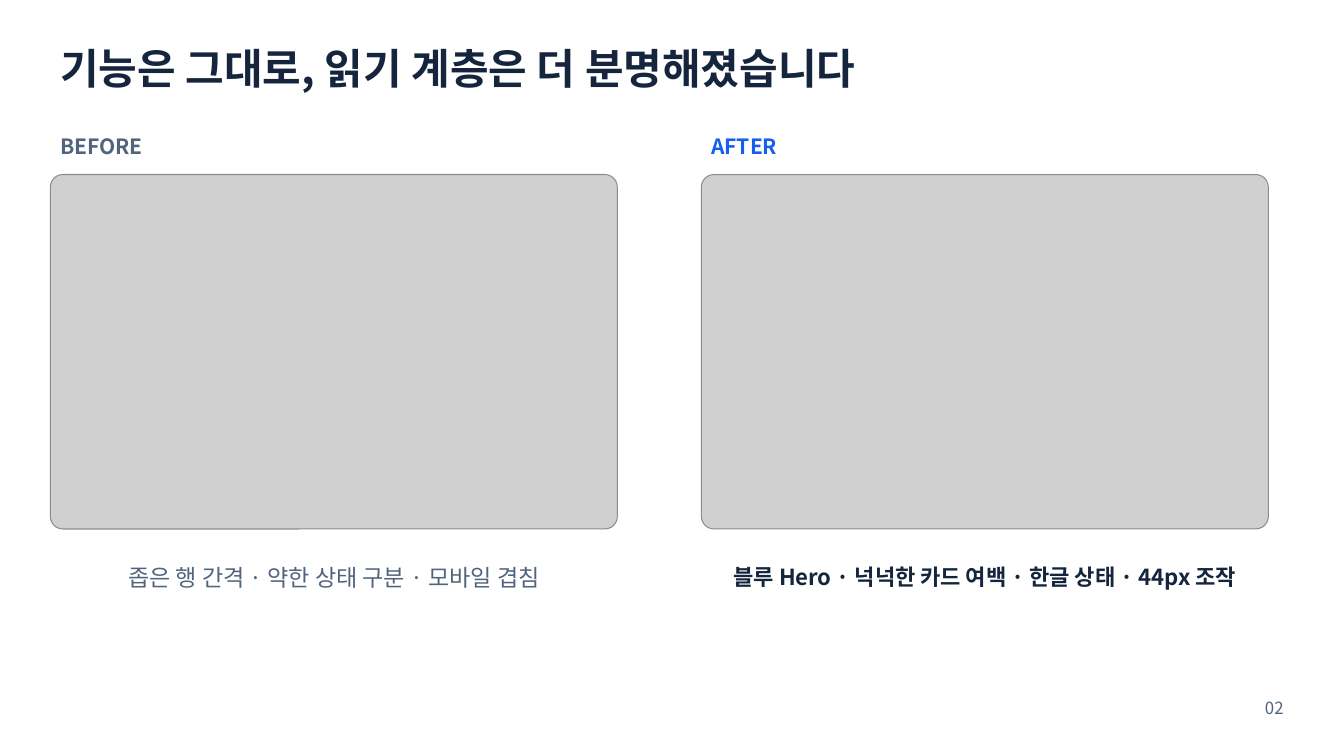
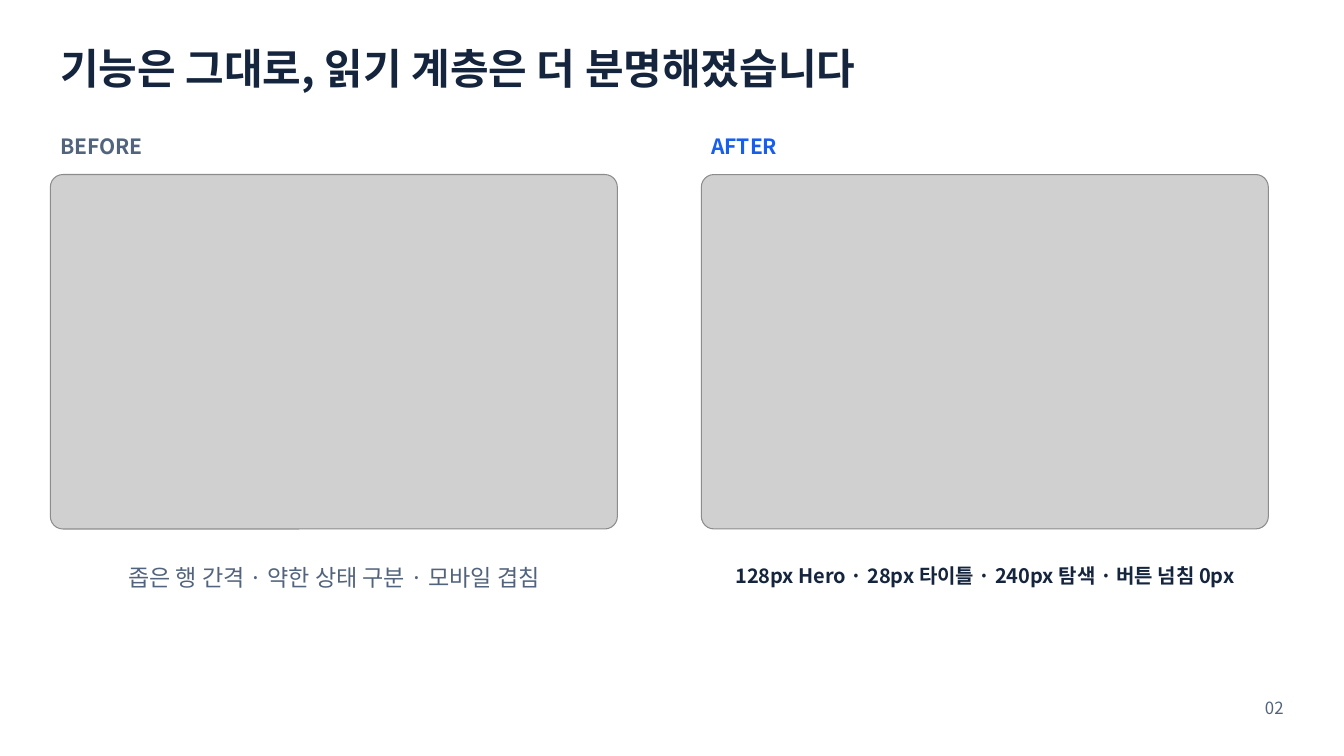
Before and after one commit to ablecloud-team/ablestack-techflow, a slide deck: slide 2 of output/presentation/techflow-community-ui-modernization.pptx. Drawn at 1344x756 pixels with LibreOffice and Linux fonts; fonts in the diff are those of the drawing; grey boxes stand for pictures. Boxes give left, top, right and bottom in pixels: in the first picture for what was removed or moved away, otherwise in the second. Text is boxed around its words. In the diff, an @@ line names an element or a change of style, - is before the commit and + after.

Commit message:
style: Community Hero와 탐색 레이아웃 보완

```diff
--- a/output/presentation/techflow-community-ui-modernization.pptx
+++ b/output/presentation/techflow-community-ui-modernization.pptx
@@ text at <box>735,566,1234,588</box>: text changed; size 15.8 to 14.2 pt @@
-블루 Hero · 넉넉한 카드 여백 · 한글 상태 · 44px 조작
+128px Hero · 28px 타이틀 · 240px 탐색 · 버튼 넘침 0px
```
Also in this commit, not shown: 1 other slide changed, 13 other files.
